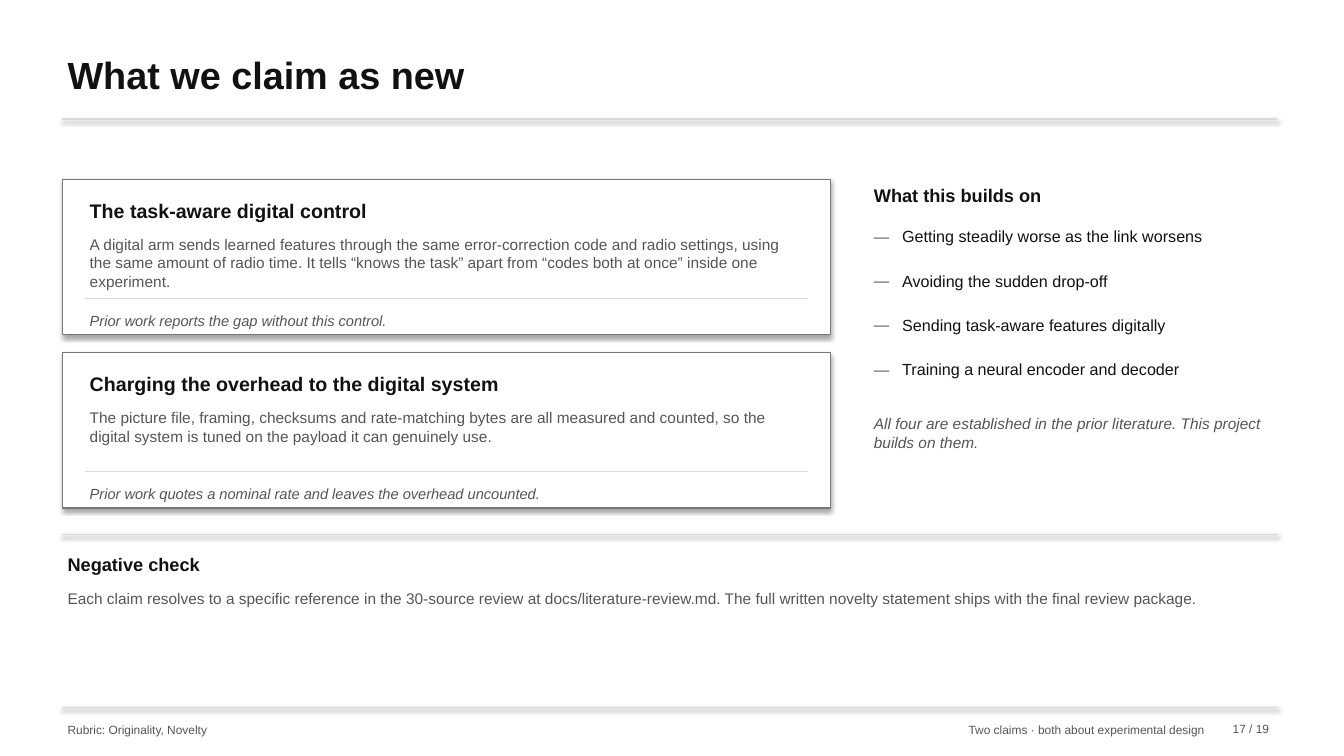
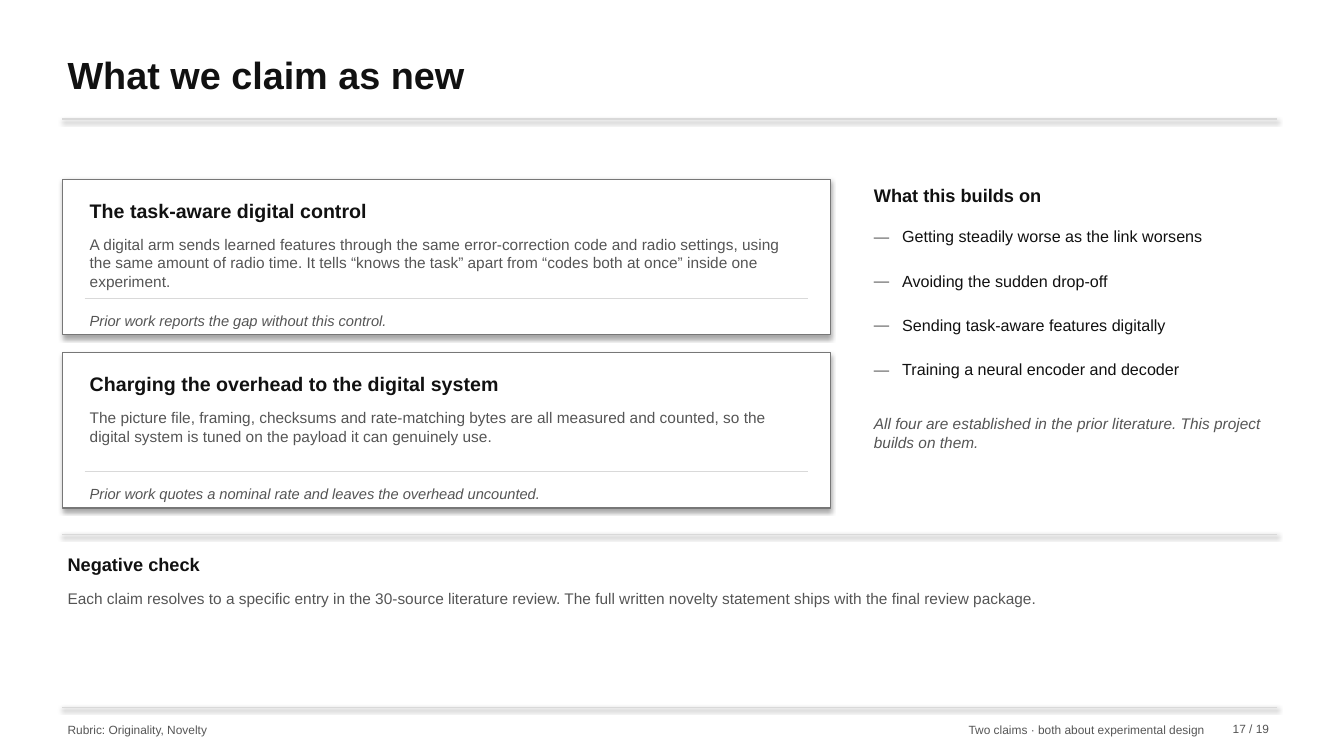
Before and after one commit to nxck2005/capstone, a slide deck: slide 17 of deliverables/review-2/semantic-communication-second-review.pptx. Drawn at 1344x756 pixels with LibreOffice and Linux fonts; fonts in the diff are those of the drawing. Boxes give left, top, right and bottom in pixels: in the first picture for what was removed or moved away, otherwise in the second. Text is boxed around its words. In the diff, an @@ line names an element or a change of style, - is before the commit and + after.

```diff
--- a/deliverables/review-2/semantic-communication-second-review.pptx
+++ b/deliverables/review-2/semantic-communication-second-review.pptx
@@ text at (68,593,1036,607): text changed @@
-Each claim resolves to a specific reference in the 30-source review at docs/literature-review.md. The full written novelty statement ships with the final review package.
+Each claim resolves to a specific entry in the 30-source literature review. The full written novelty statement ships with the final review package.
```
Also in this commit, not shown: 5 other slides changed, 12 other files.
